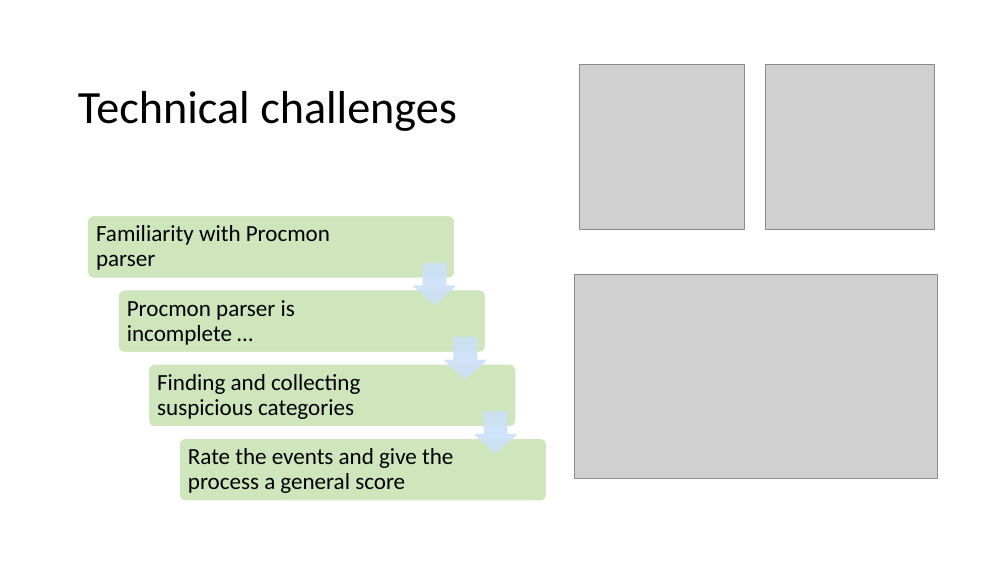
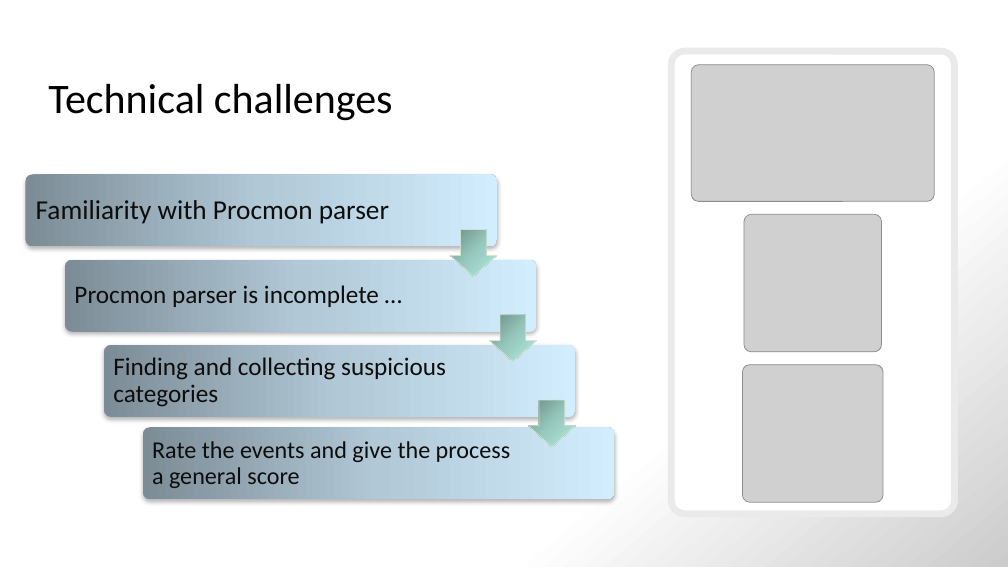
Before and after one commit to ychielt/project_CE, a slide deck: slide 4 of presentation.pptx (slide 3 before the commit). Drawn at 1008x567 pixels with LibreOffice and Linux fonts; fonts in the diff are those of the drawing; grey boxes stand for pictures; background and template pictures are left out. Boxes give left, top, right and bottom in pixels: in the first picture for what was removed or moved away, otherwise in the second. Text is boxed around its words. In the diff, an @@ line names an element or a change of style, - is before the commit and + after.

```diff
--- a/presentation.pptx
+++ b/presentation.pptx
@@ text "Technical challenges": place and size @@
-text "Technical challenges" at (78, 91, 457, 131)
+text "Technical challenges" at (48, 84, 393, 121)
@@ text "Technical challenges" at (48, 84, 393, 121): size 44 to 40 pt; alignment left to centre; line spacing 1 to 0.9; more space between paragraphs; vertical alignment top to middle @@
@@ rounded rectangle added at (671, 51, 955, 514), fill #FFFFFF, outline #EAEAEA 6.5 pt @@
@@ picture: place and size @@
-picture at (575, 274, 938, 479)
+picture at (691, 65, 934, 202)
@@ fill #CFE6BC to gradient #7D8D97 to #B1C8D6 to #D3EDFE; outline #FFFFFF 1.25 pt to none; shadow on in 4 elements at (143, 427, 615, 499), (104, 345, 575, 417), (65, 259, 537, 331), (25, 175, 497, 247) @@
@@ rounded rectangle: place and size @@
-rounded rectangle at (87, 216, 454, 278)
+rounded rectangle at (25, 175, 497, 247)
@@ text "Familiarity with Procmon parser": place and size @@
-text "Familiarity with Procmon parser" at (96, 225, 330, 270)
+text "Familiarity with Procmon parser" at (36, 200, 389, 224)
@@ text "Familiarity with Procmon parser" at (36, 200, 389, 224): size 22 to 26 pt, text colour #000000 to #0D0D0D; more space between paragraphs @@
@@ fill #CDE0F8 at 90% opacity to gradient #6A8D85 to #97C8BD to #B3EEE0; outline #CDE0F8 1.25 pt to #D9E9D1 0.75 pt in 3 elements at (529, 400, 575, 447), (490, 315, 537, 361), (450, 230, 497, 277) @@
@@ down arrow: place and size @@
-down arrow at (414, 264, 455, 305)
+down arrow at (450, 230, 497, 277)
@@ picture: place and size @@
-picture at (579, 64, 745, 230)
+picture at (744, 214, 882, 352)
@@ rounded rectangle: place and size @@
-rounded rectangle at (118, 290, 485, 352)
+rounded rectangle at (65, 259, 537, 331)
@@ text "Procmon parser is incomplete …" at (74, 285, 379, 307): size 22 to 24 pt, text colour #000000 to #0D0D0D @@
@@ text "Procmon parser is incomplete …": place and size @@
-text "Procmon parser is incomplete …" at (127, 300, 295, 345)
+text "Procmon parser is incomplete …" at (74, 285, 379, 307)
@@ down arrow: place and size @@
-down arrow at (445, 338, 485, 379)
+down arrow at (490, 315, 537, 361)
@@ rounded rectangle: place and size @@
-rounded rectangle at (148, 364, 516, 426)
+rounded rectangle at (104, 345, 575, 417)
@@ text "Finding and collecting suspicious categories": place and size @@
-text "Finding and collecting suspicious categories" at (157, 374, 360, 419)
+text "Finding and collecting suspicious categories" at (113, 357, 446, 407)
@@ text "Finding and collecting suspicious categories" at (113, 357, 446, 407): size 22 to 24 pt, text colour #000000 to #0D0D0D @@
@@ picture: place and size @@
-picture at (765, 64, 935, 230)
+picture at (743, 364, 883, 502)
@@ down arrow: place and size @@
-down arrow at (476, 412, 516, 453)
+down arrow at (529, 400, 575, 447)
@@ rounded rectangle: place and size @@
-rounded rectangle at (179, 439, 547, 501)
+rounded rectangle at (143, 427, 615, 499)
@@ text "Rate the events and give ...": place and size @@
-text "Rate the events and give ..." at (188, 448, 453, 493)
+text "Rate the events and give ..." at (152, 441, 511, 488)
@@ text "Rate the events and give ..." at (152, 441, 511, 488): size 22 to 23 pt, text colour #000000 to #0D0D0D @@
```
Also in this commit, not shown: 4 other slides changed, 5 slides added, 2 slides removed, 1 other file.
